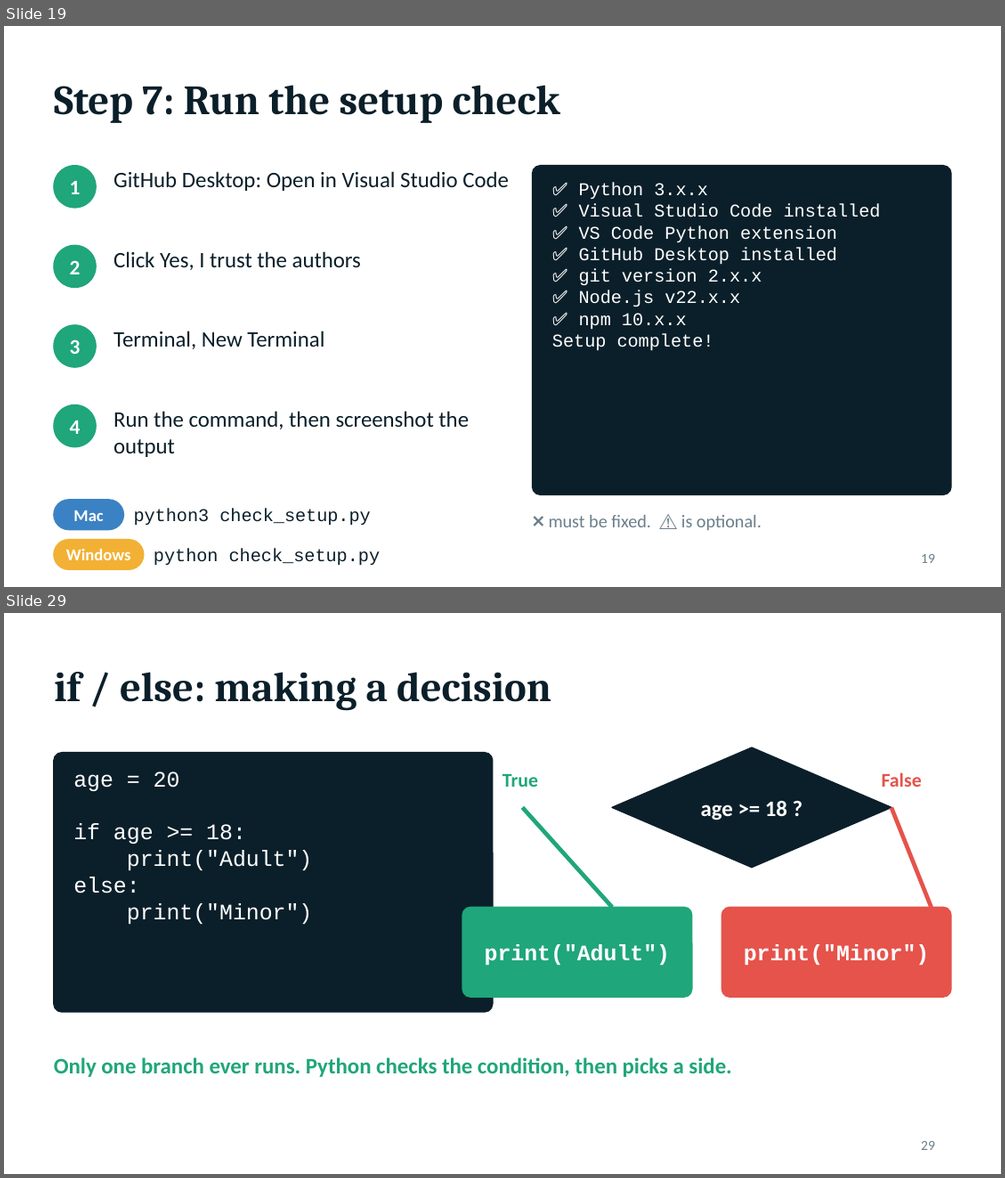
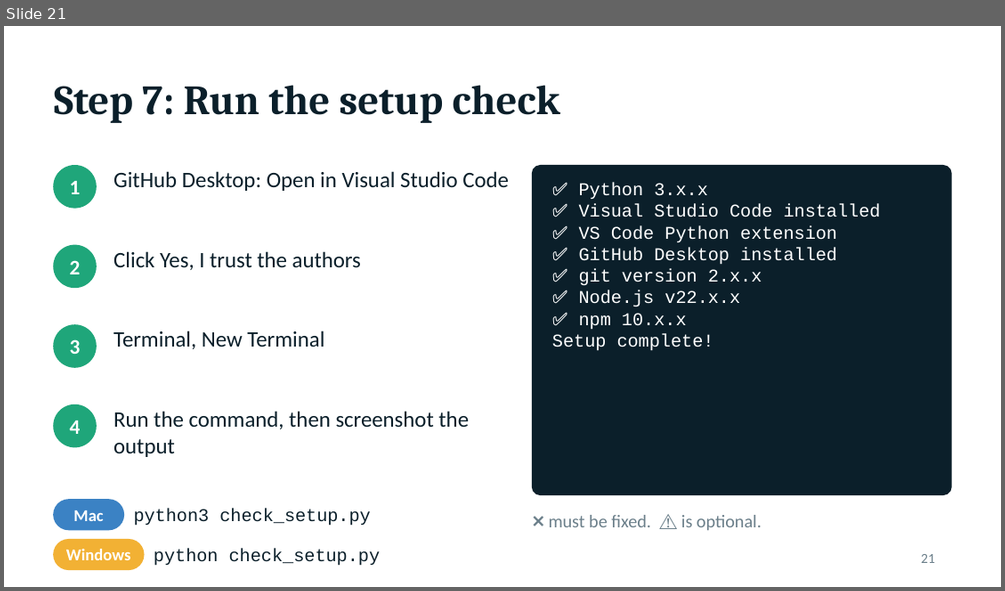
Before and after one commit to ccunnect-tech/BFA, a slide deck: class-1/docs/class-1-setup.pptx. Shown one above the other, each under a label of ours: slides 19 and 29 before the commit, slide 21 after it; the slides between them are not shown. The pictures are 1005x1178 and 1005x591 pixels, drawn with LibreOffice and Linux fonts; fonts in the diff are those of the drawing. Boxes give left, top, right and bottom in pixels: in the first picture for what was removed or moved away, otherwise in the second. Text is boxed around its words. In the diff, an @@ line names an element or a change of style, - is before the commit and + after.

```diff
--- a/class-1/docs/class-1-setup.pptx
+++ b/class-1/docs/class-1-setup.pptx
@@ slide 29 removed at (4, 613, 1001, 1174), background #FFFFFF @@
@@ title removed at (54, 672, 551, 711) @@
-if / else: making a decision
@@ rounded rectangle removed at (54, 753, 493, 1012) @@
@@ text removed at (73, 771, 312, 924) @@
-age = 20
-if age >= 18:
-print("Adult")
-else:
-print("Minor")
@@ diamond removed at (612, 747, 891, 868) @@
@@ text removed at (882, 772, 922, 787) @@
-False
@@ text removed at (502, 774, 538, 787) @@
-True
@@ line removed from (522, 807) to (612, 907) @@
@@ text removed at (701, 801, 787, 820) @@
-age >= 18 ?
@@ line removed from (891, 807) to (931, 907) @@
@@ rounded rectangle removed at (462, 907, 692, 997) @@
@@ rounded rectangle removed at (721, 907, 951, 997) @@
@@ text removed at (485, 944, 670, 965) @@
-print("Adult")
@@ text removed at (744, 944, 929, 965) @@
-print("Minor")
@@ text removed at (54, 1057, 731, 1077) @@
-Only one branch ever runs. Python checks the condition, then picks a side.
@@ page number removed at (921, 1141, 935, 1150) @@
-29
@@ what was slide 19 is now slide 21 @@
@@ page number at (921, 554, 935, 563): text changed @@
-19
+21
```
Also in this commit, not shown: 2 slides added, 17 other slides removed, 11 other files.
